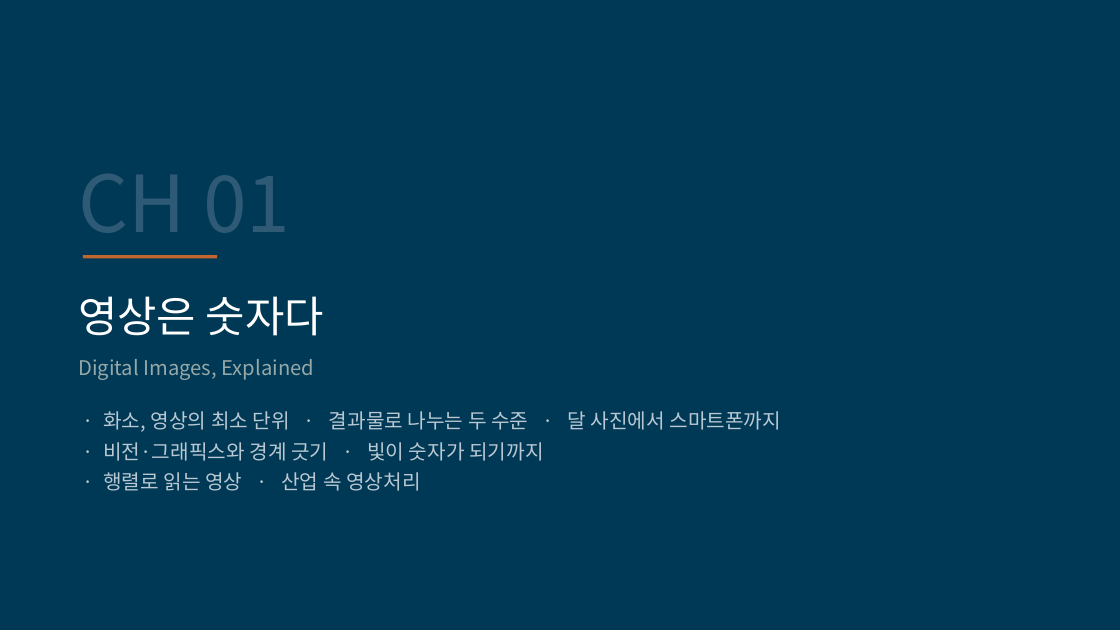
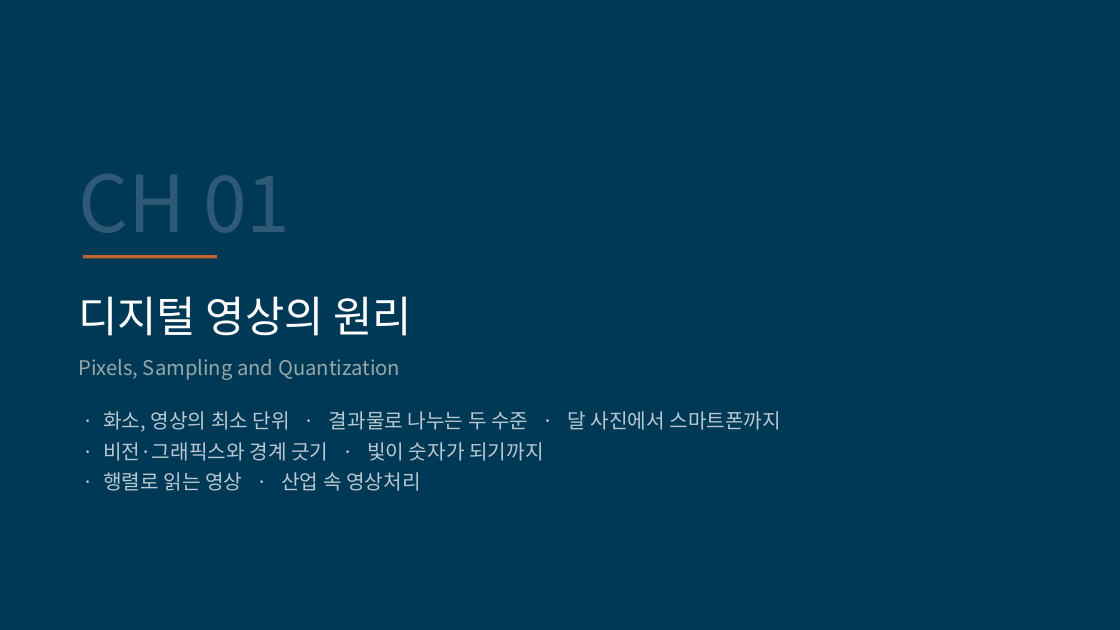
Before and after one commit to kkiimmiinn/cs-study-lab, a slide deck: slide 3 of ips/영상처리시스템_CH01.pptx. Drawn at 1120x630 pixels with LibreOffice and Linux fonts; fonts in the diff are those of the drawing. Boxes give left, top, right and bottom in pixels: in the first picture for what was removed or moved away, otherwise in the second. Text is boxed around its words. In the diff, an @@ line names an element or a change of style, - is before the commit and + after.

```diff
--- a/ips/영상처리시스템_CH01.pptx
+++ b/ips/영상처리시스템_CH01.pptx
@@ text at (78, 296, 412, 336): text changed @@
-영상은 숫자다
+디지털 영상의 원리
@@ text at (78, 359, 400, 380): text changed @@
-Digital Images, Explained
+Pixels, Sampling and Quantization
```
Also in this commit, not shown: 14 other slides changed, 50 other files.
